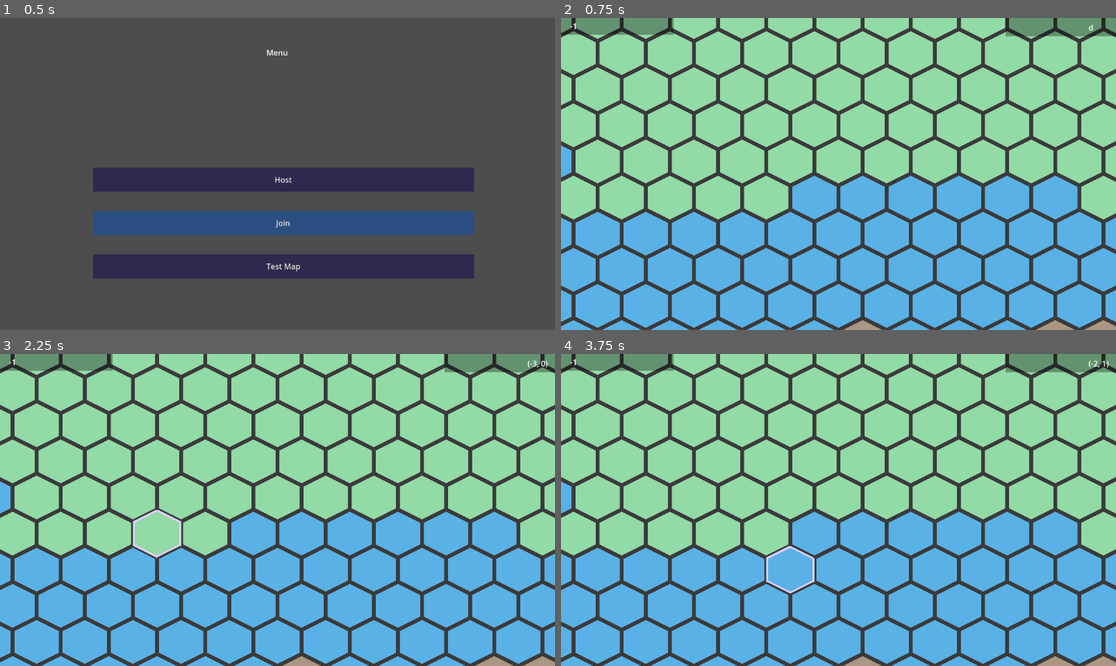
Above: before the commit, frames 1-4 (two rows, left to right).
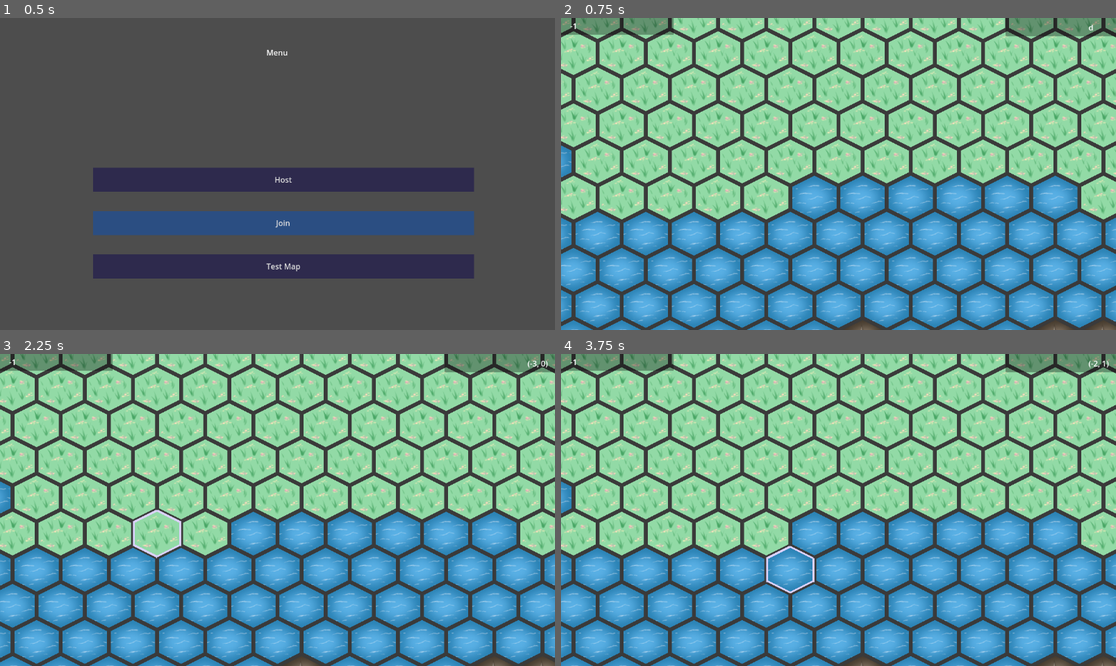
Above: after the commit, the same moments.

Repository: DragonCat4012/Shyv_Game
Game: Godot game, scene res://Scenes/menu.tscn
Two runs of this game, one before a commit and one after it. Both use one fixed random seed, a clock stepped at 60 frames per second and the inputs below.
Inputs (mouse positions are in pixels of both pictures, inside the frame that each line leads up to):
- Up to frame 1 (0.5 s): no input
- Up to frame 2 (0.75 s): click "Test Map" at 0.5 s
- Up to frame 3 (2.25 s): tap Enter at 1.25 s; move the mouse to (399, 494) at 1.27 s; right-click (399, 494) at 1.35 s; tap Space at 2 s; move the mouse to (166, 525) at 2.02 s; click (166, 525) at 2.1 s
- Up to frame 4 (3.75 s): tap Enter at 2.75 s; move the mouse to (894, 441) at 2.77 s; right-click (894, 441) at 2.85 s; tap Space at 3.5 s; move the mouse to (810, 572) at 3.52 s; click (810, 572) at 3.6 s

Frame 1 is identical in both runs. In frame 2, 29% of the frame differs, in the area x 0-100%, y 0-100%; in frame 3, 29%; in frame 4, 29%.

Commit message:
fix disconnect start issue

Diff:
--- a/GamManager.gd
+++ b/GamManager.gd
@@ -92,6 +92,7 @@
 func removePlayer(peer_id):
 	connected_peer_ids.erase(peer_id)
 	messages.erase(peer_id)
+	ready_peer_ids.erase(peer_id)
 
 @rpc
 func _on_player_connected(new_per_id):
--- a/Graphics/map.tres
+++ b/Graphics/map.tres
@@ -1,14 +1,11 @@
 [gd_resource type="TileSet" load_steps=3 format=3 uid="uid://bly1nmde8eksv"]
 
-[ext_resource type="Texture2D" uid="uid://nrqqn752hh34" path="res://Graphics/Tiles.png" id="1_ypkrh"]
+[ext_resource type="Texture2D" uid="uid://cohcdq8fi347g" path="res://Graphics/Tiles.png" id="1_ypkrh"]
 
-[sub_resource type="TileSetAtlasSource" id="TileSetAtlasSource_6lkku"]
+[sub_resource type="TileSetAtlasSource" id="TileSetAtlasSource_si37h"]
 texture = ExtResource("1_ypkrh")
 texture_region_size = Vector2i(100, 100)
-0:0/next_alternative_id = 3
 0:0/0 = 0
-0:0/1 = 1
-0:0/1/modulate = Color(0.616892, 0.197717, 0.981588, 1)
 1:0/0 = 0
 2:0/0 = 0
 3:0/0 = 0
@@ -32,4 +29,4 @@
 [resource]
 tile_shape = 3
 tile_size = Vector2i(100, 100)
-sources/1 = SubResource("TileSetAtlasSource_6lkku")
+sources/1 = SubResource("TileSetAtlasSource_si37h")
Binary file changed: Graphics/Tiles.png
Not shown, changed: Graphics/Tiles.png.import
